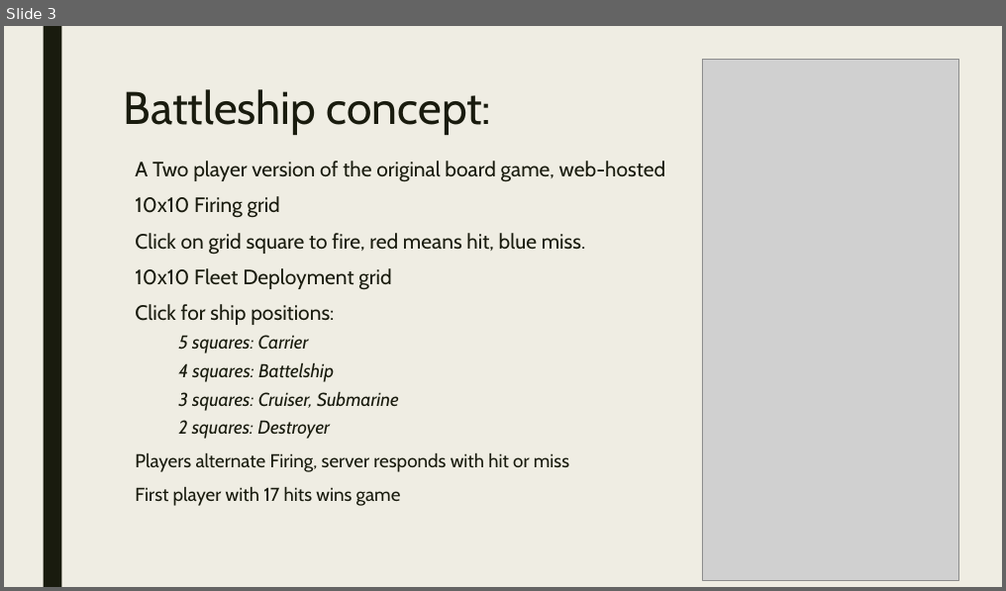
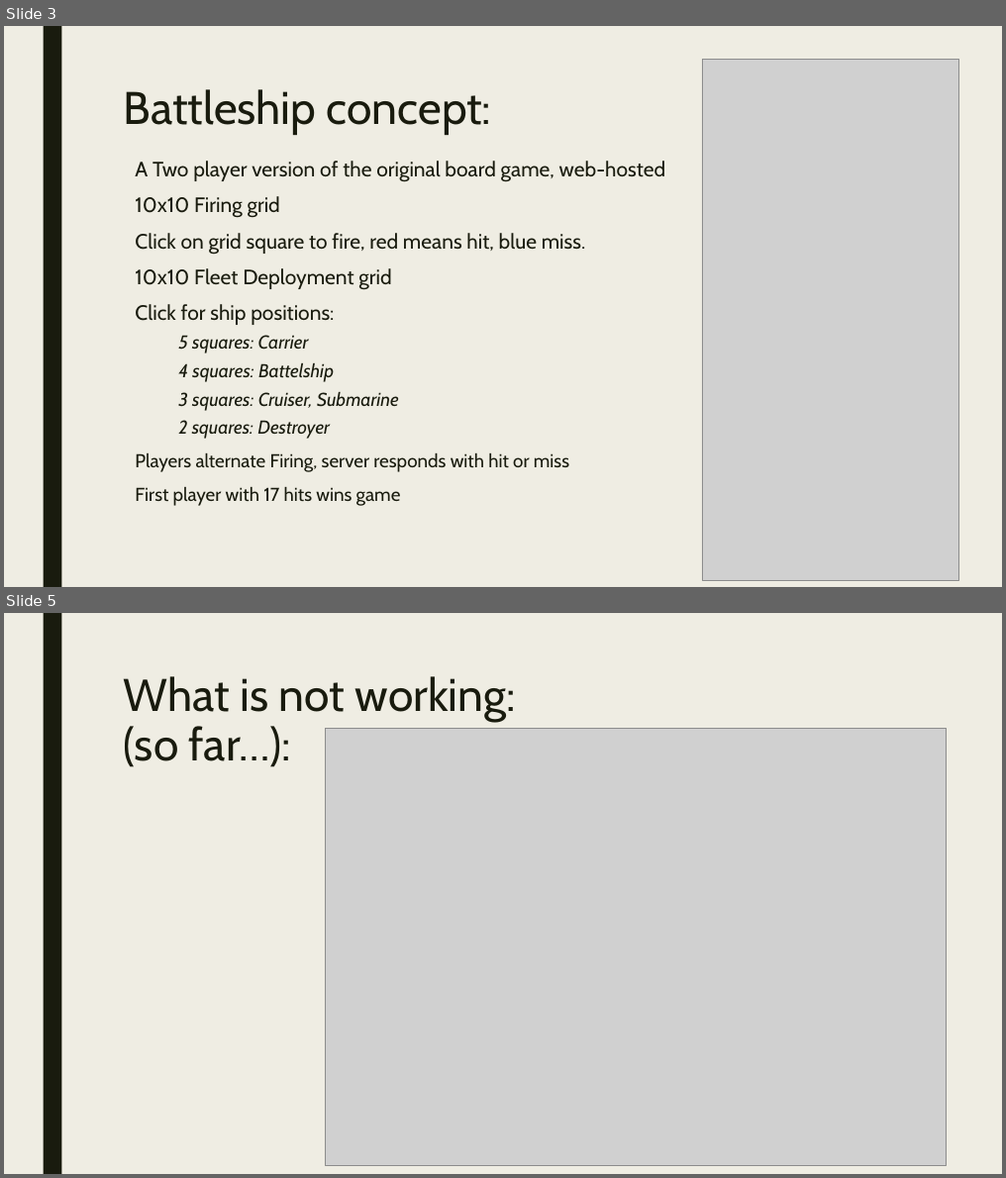
Before and after one commit to jedmike/UCF_Project2Battleship, a slide deck: docs/porojectOneBrief.ppt.pptx. Shown one above the other, each under a label of ours: slide 3 before the commit, slides 3 and 5 after it; the slides between them are not shown. The pictures are 1006x591 and 1006x1178 pixels, drawn with LibreOffice and Linux fonts; fonts in the diff are those of the drawing; grey boxes stand for pictures. Boxes give left, top, right and bottom in pixels: in the first picture for what was removed or moved away, otherwise in the second. Text is boxed around its words. In the diff, an @@ line names an element or a change of style, - is before the commit and + after.

```diff
--- a/docs/porojectOneBrief.ppt.pptx
+++ b/docs/porojectOneBrief.ppt.pptx
@@ slide 5 added at [4, 613, 1002, 1174], background #EFEDE3; not listed: 1 template element that a slide beside it also shows @@
@@ title added at [124, 676, 516, 767], 44 pt, text #191B0E @@
+What is not working:
+(so far…):
@@ picture added at [325, 728, 946, 1165] @@
```
Also in this commit, not shown: 2 slides changed, 2 other slides added, 5 other files.
